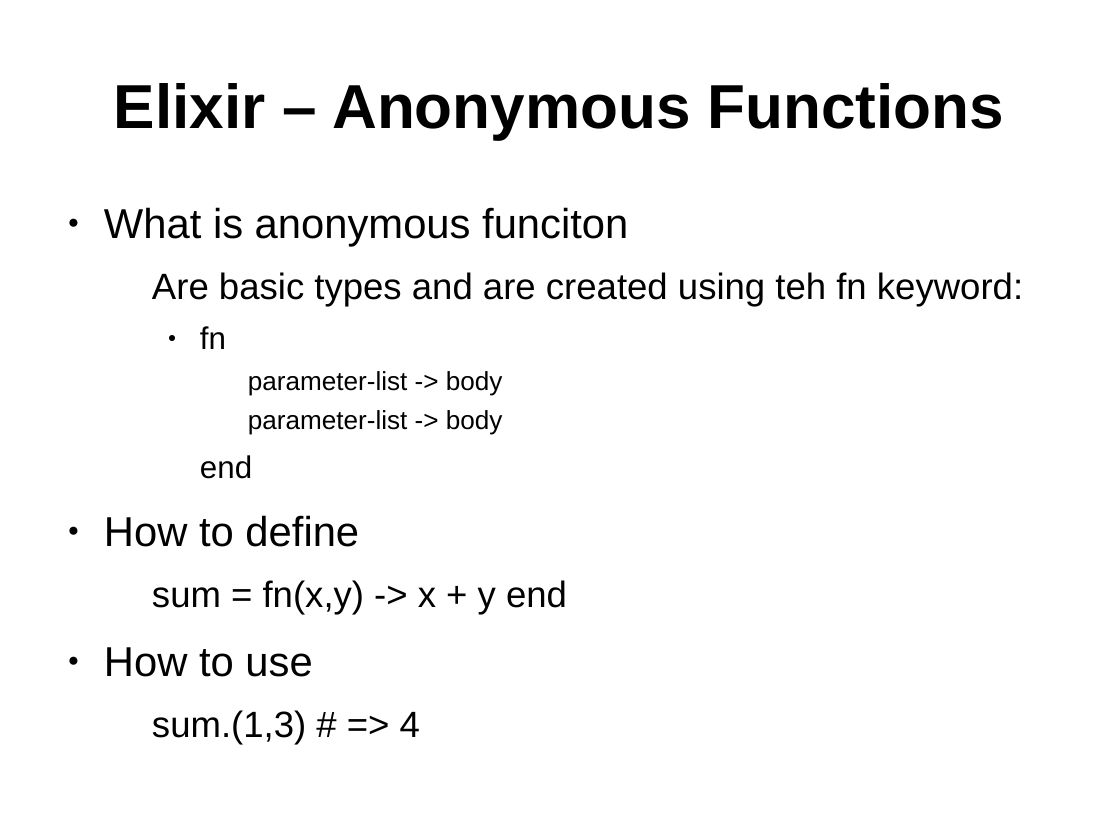
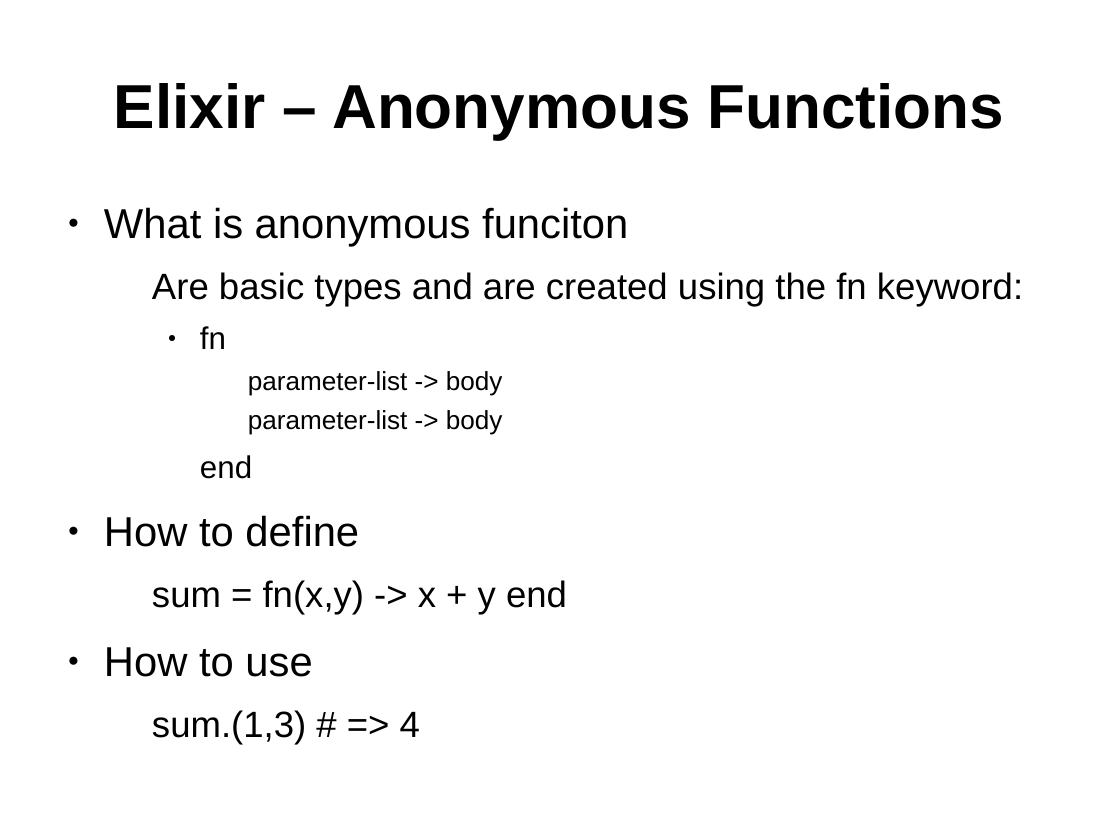
Before and after one commit to ramortegui/talks, a slide deck: slide 11 of elixir-basics.odp (slide 10 before the commit). Drawn at 1120x840 pixels with LibreOffice and Linux fonts; fonts in the diff are those of the drawing. Boxes give left, top, right and bottom in pixels: in the first picture for what was removed or moved away, otherwise in the second. Text is boxed around its words. In the diff, an @@ line names an element or a change of style, - is before the commit and + after.

```diff
--- a/elixir-basics.odp
+++ b/elixir-basics.odp
@@ text at (152, 272, 1023, 306): text changed @@
-  Are basic types and are created using teh fn keyword:
+  Are basic types and are created using the fn keyword:
```
Also in this commit, not shown: 7 other slides changed, 1 slide added.
